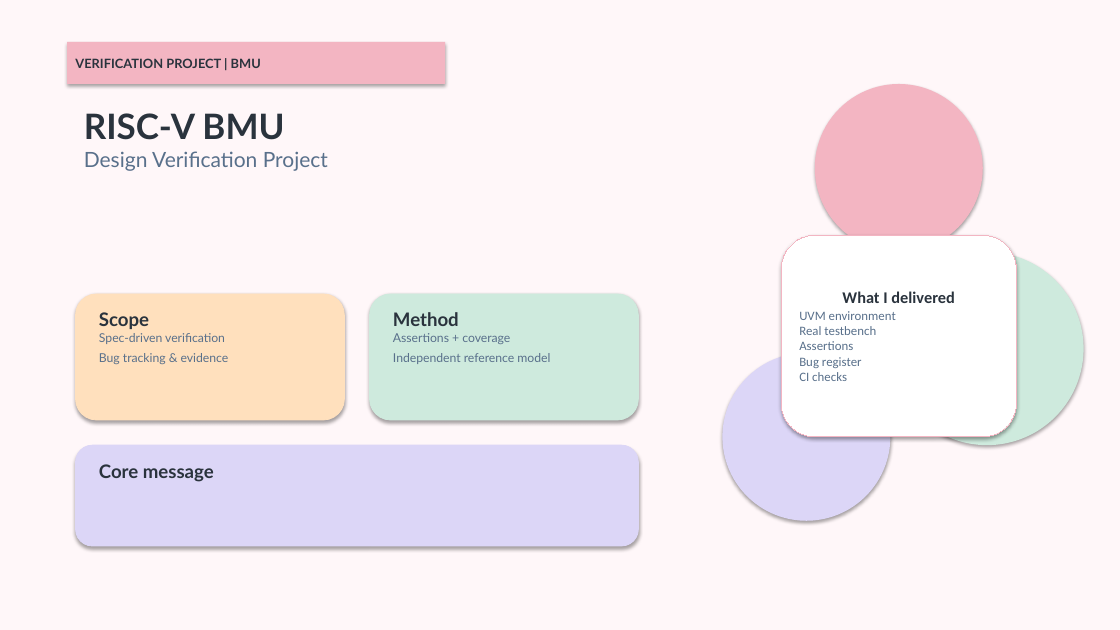
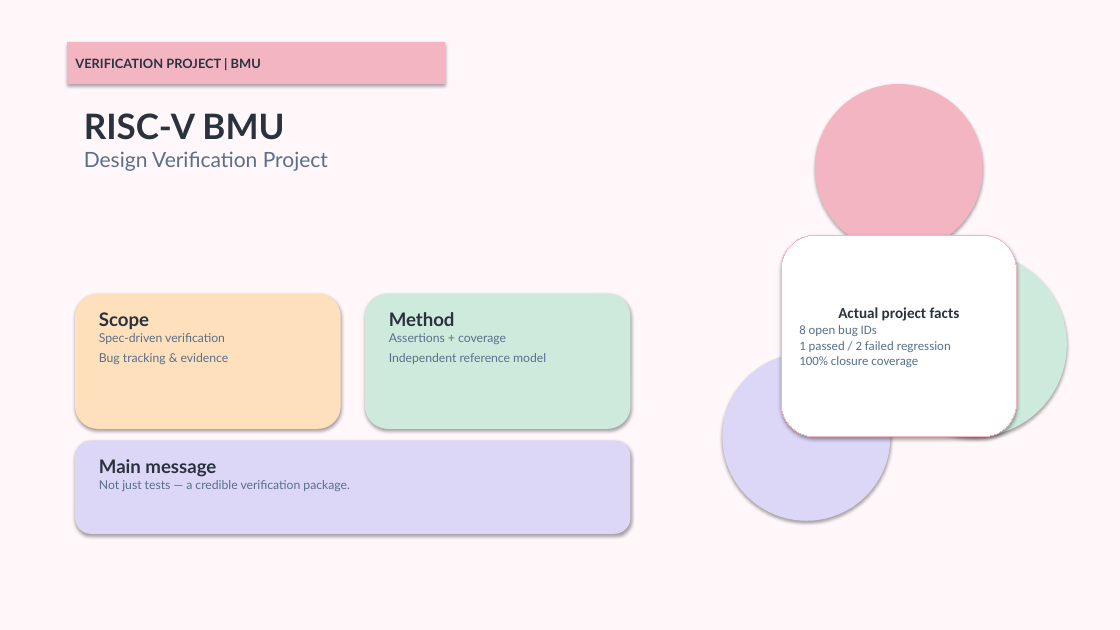
Before and after one commit to JHT127/riscv-bmu-verification, a slide deck: slide 1 of docs/05_presentation/BMU_Verification_Presentation.pptx. Drawn at 1120x630 pixels with LibreOffice and Linux fonts; fonts in the diff are those of the drawing. Boxes give left, top, right and bottom in pixels: in the first picture for what was removed or moved away, otherwise in the second. Text is boxed around its words. In the diff, an @@ line names an element or a change of style, - is before the commit and + after.

```diff
--- a/docs/05_presentation/BMU_Verification_Presentation.pptx
+++ b/docs/05_presentation/BMU_Verification_Presentation.pptx
@@ ellipse: place and size @@
-ellipse at (891, 252, 1084, 445)
+ellipse at (882, 252, 1067, 437)
@@ rounded rectangle: place and size @@
-rounded rectangle at (76, 294, 344, 420)
+rounded rectangle at (76, 294, 340, 429)
@@ rounded rectangle: place and size @@
-rounded rectangle at (370, 294, 639, 420)
+rounded rectangle at (365, 294, 630, 429)
@@ text "Method": place and size @@
-text "Method" at (393, 312, 550, 364)
+text "Method" at (389, 312, 546, 364)
@@ text in rounded rectangle at (799, 307, 960, 367): text changed @@
-What I delivered
-UVM environment
-Real testbench
-Assertions
-Bug register
-CI checks
+Actual project facts
+8 open bug IDs
+1 passed / 2 failed regression
+100% closure coverage
@@ rounded rectangle: place and size @@
-rounded rectangle at (76, 445, 639, 546)
+rounded rectangle at (76, 441, 630, 534)
@@ text at (99, 459, 349, 491): text changed; size 16 to 10.5 pt; text colour #2A333D to #59708B; bold off @@
-Core message
+Main message
+Not just tests — a credible verification package.
```
Also in this commit, not shown: 7 other slides changed, 2 slides added, 2 slides removed.
